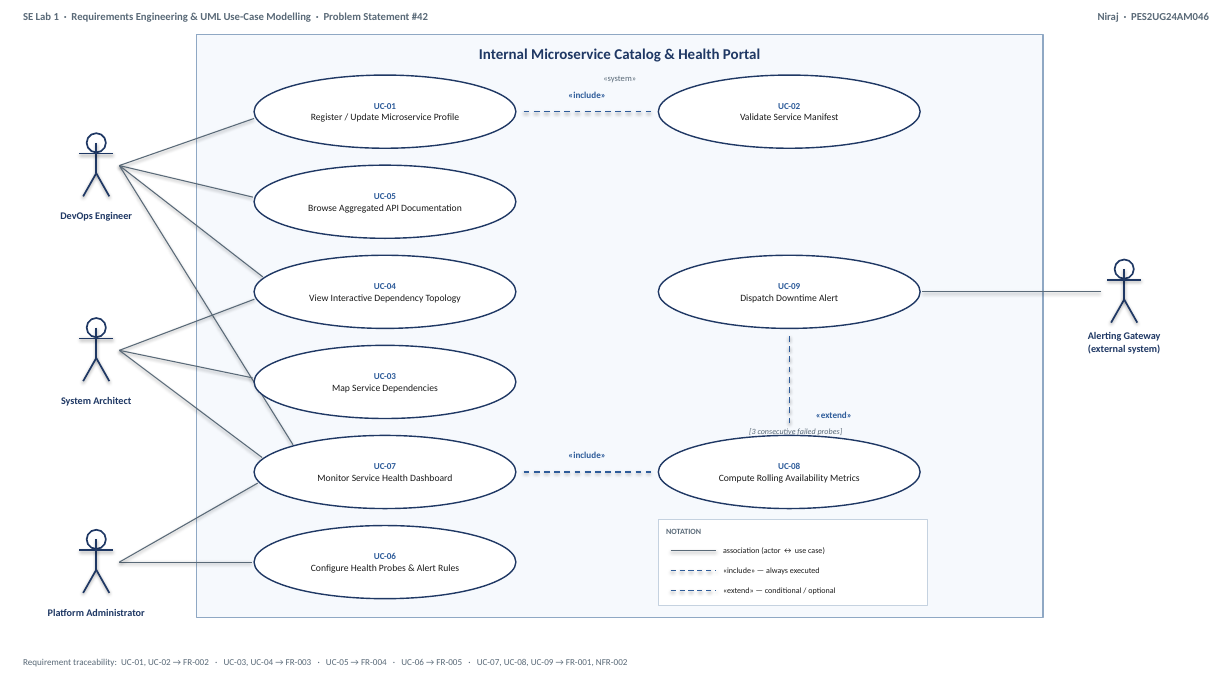
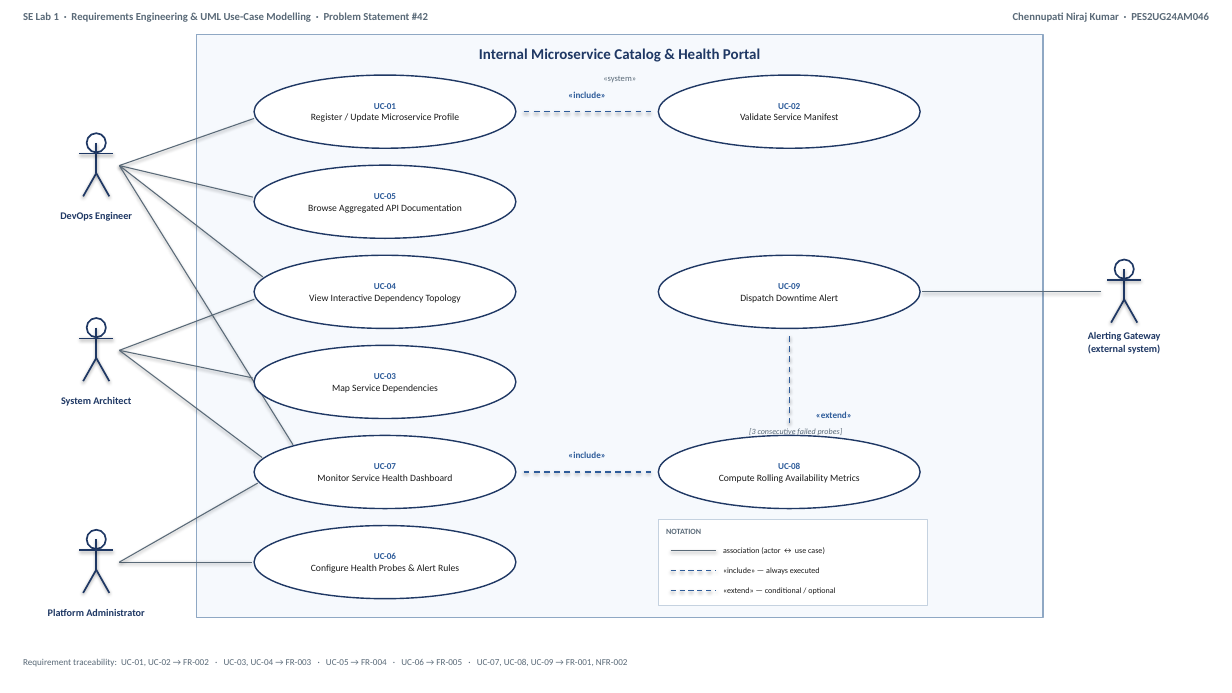
Before and after one commit to hacktivist211/Software-Engineering-Labs, a slide deck: slide 1 of LAB 1/UML_Use_Case_Diagram_source.pptx. Drawn at 1232x693 pixels with LibreOffice and Linux fonts; fonts in the diff are those of the drawing. Boxes give left, top, right and bottom in pixels: in the first picture for what was removed or moved away, otherwise in the second. Text is boxed around its words. In the diff, an @@ line names an element or a change of style, - is before the commit and + after.

Commit message:
Add Lab 4 (Vibe Coding) and update student details to Chennupati Niraj Kumar, 5-A

```diff
--- a/LAB 1/UML_Use_Case_Diagram_source.pptx
+++ b/LAB 1/UML_Use_Case_Diagram_source.pptx
@@ text at box(1013, 12, 1209, 22): text changed @@
-Niraj · PES2UG24AM046
+Chennupati Niraj Kumar · PES2UG24AM046
```
Also in this commit, not shown: 34 other files.
